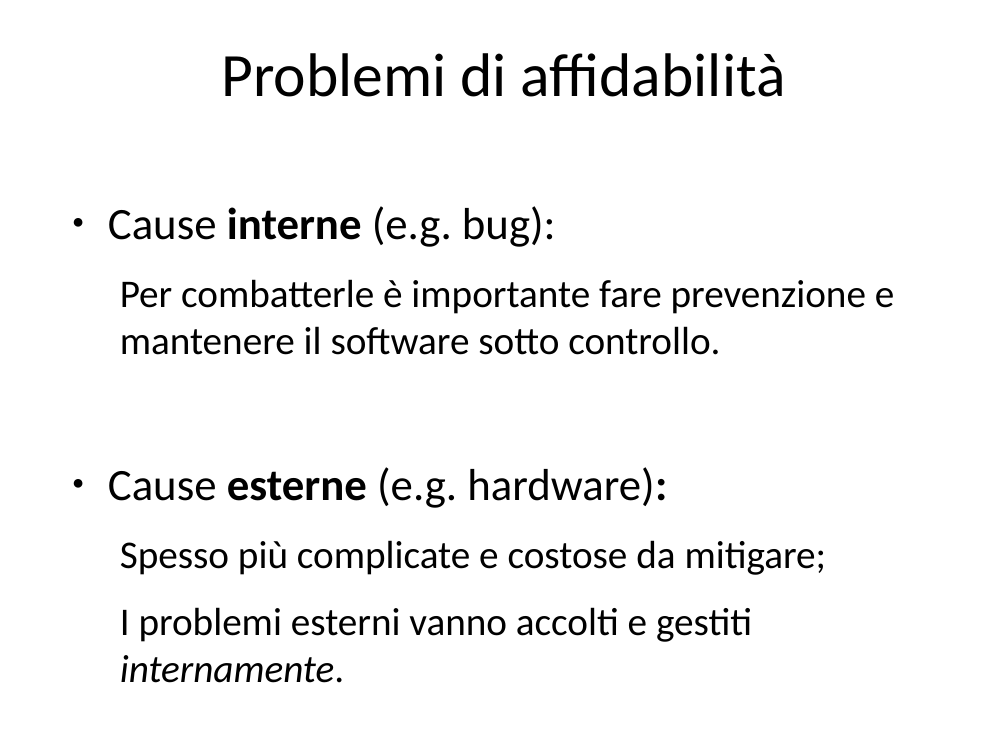
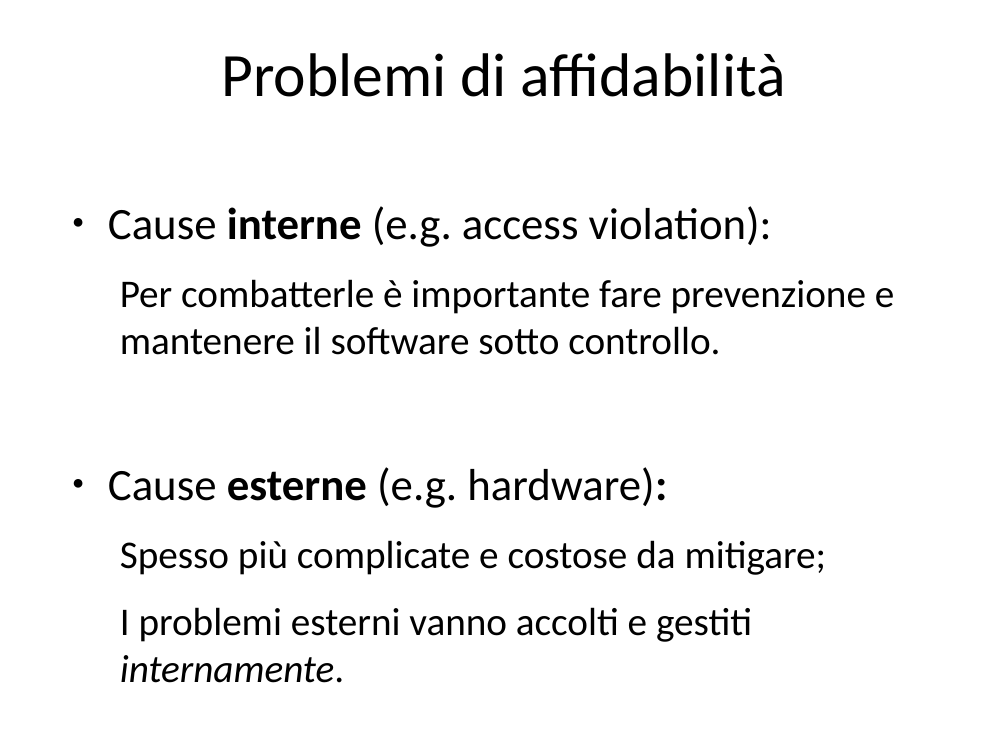
Before and after one commit to rramirez-tec-mx/Repo, a slide deck: slide 38 of La salute del software.odp. Drawn at 1008x756 pixels with LibreOffice and Linux fonts; fonts in the diff are those of the drawing. Boxes give left, top, right and bottom in pixels: in the first picture for what was removed or moved away, otherwise in the second. Text is boxed around its words. In the diff, an @@ line names an element or a change of style, - is before the commit and + after.

Commit message:
qualche modifica sulla parte di Affidabilità

```diff
--- a/La salute del software.odp
+++ b/La salute del software.odp
@@ text at [108,206,772,247]: text changed @@
-● Cause interne (e.g. bug):
+● Cause interne (e.g. access violation):
```
Also in this commit, not shown: 2 other slides changed, 1 slide removed.
